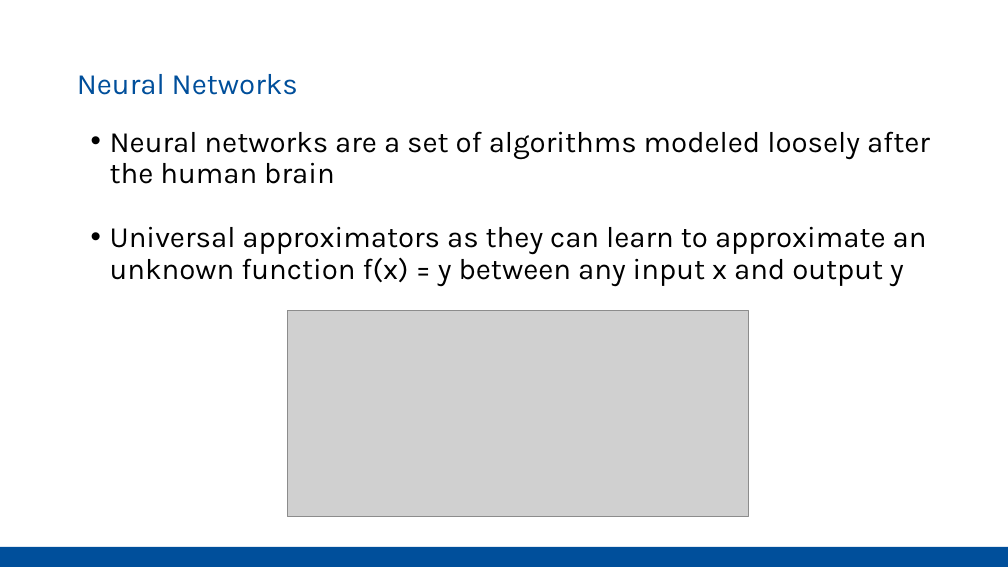
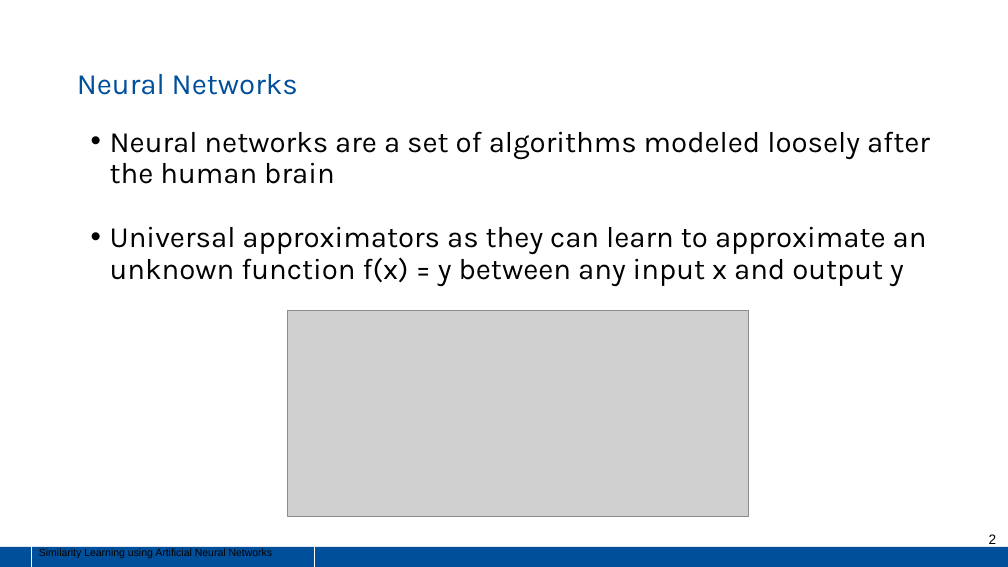
Before and after one commit to Pathi-rao/Image-Similarity-Estimation-using-Siamese-Neural-Networks, a slide deck: slide 2 of presentation.pptx. Drawn at 1008x567 pixels with LibreOffice and Linux fonts; fonts in the diff are those of the drawing; grey boxes stand for pictures. Boxes give left, top, right and bottom in pixels: in the first picture for what was removed or moved away, otherwise in the second. Text is boxed around its words. In the diff, an @@ line names an element or a change of style, - is before the commit and + after.

```diff
--- a/presentation.pptx
+++ b/presentation.pptx
@@ page number added at (x1=989, y1=534, x2=997, y2=544), 13 pt, text #000000 @@
+2
@@ rectangle added at (x1=32, y1=542, x2=315, y2=567), outline #FFFFFF 0.75 pt, 10 pt, text #000000 @@
+Similarity Learning using Artificial Neural Networks
```
Also in this commit, not shown: 7 other slides changed, 10 slides added, 3 slides removed.
